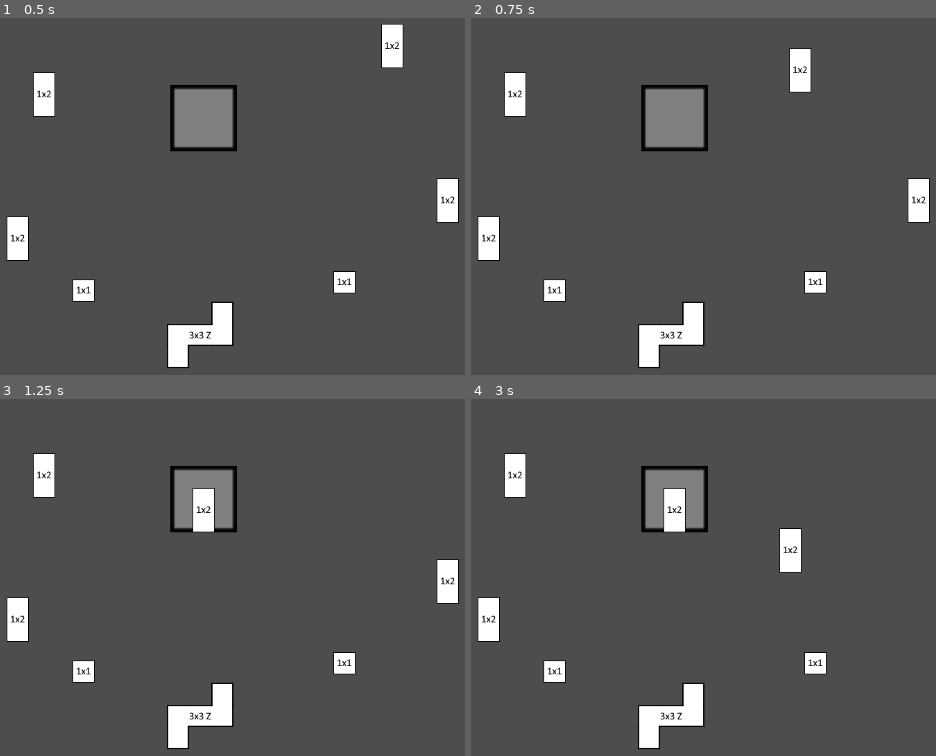
Above: before the commit, frames 1-4 (two rows, left to right).
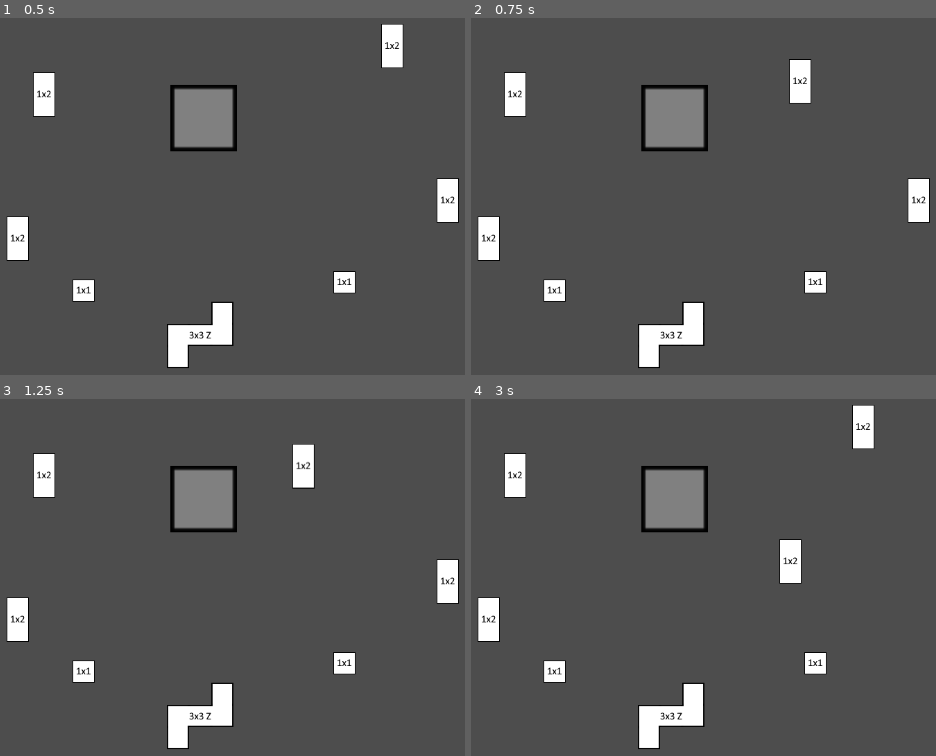
Above: after the commit, the same moments.

Repository: swenmeeuwes/ludum-dare-53
Game: Godot game, scene res://scenes/Main.tscn
Same seed, same stepped clock (60 frames per second), same inputs: the game is played once before the commit and once after it.
Inputs (mouse positions are in pixels of both pictures, inside the frame that each line leads up to):
- Up to frame 1 (0.5 s): no input
- Up to frame 2 (0.75 s): tap Enter at 0.5 s; drag from (861, 46) to (675, 117) at 0.52 s
- Up to frame 3 (1.25 s): no input
- Up to frame 4 (3 s): drag from (512, 473) to (675, 498) at 1.27 s; move the mouse to (815, 663) at 2.02 s; click (815, 663) at 2.17 s; tap Space at 2.75 s; drag from (917, 581) to (536, 488) at 2.77 s

Frame 1 is identical in both runs. In frame 2, 0.4% of the frame differs, in the area x 68-74%, y 8-25%; in frame 3, 1.2%; in frame 4, 1.6%, in the area x 41-87%, y 1-52%.

Commit message:
Adjusts grabbing position, so that 1x2 are grabbed at one end

Diff:
--- a/actors/Draggable/Draggable.gd
+++ b/actors/Draggable/Draggable.gd
@@ -50,7 +50,15 @@
 
 func _process(delta):
 	if held:
-		var new_pos = get_global_mouse_position()# + Vector2((shape_center.x * .5), (shape_center.y * .5)) * cell_size
+		var new_pos = get_global_mouse_position()
+
+		var draggable_center_offset_compensation = Vector2(shape[0].size() * .5, shape.size() * .5) * cell_size
+		if (shape[0].size() - 1) * .5 != shape_center.x:
+			new_pos.x += draggable_center_offset_compensation.x * ((shape[0].size() - 1) * .5)
+
+		if (shape.size() - 1) * .5 != shape_center.y:
+			new_pos.y += draggable_center_offset_compensation.y * ((shape.size() - 1) * .5)
+
 		global_transform.origin = new_pos
 
 func drag_start():
